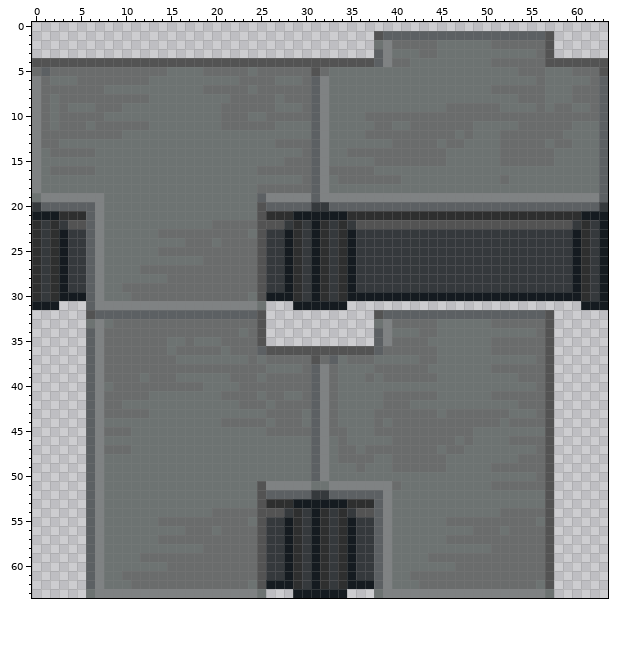
A pixel-art sprite gets an edit: Resources/Textures/_Nuclear14/Structures/Furniture/Tables/counters.rsi/metal_counter_intersect.png. This is how it looked before the edit.
The file is 64x64 pixels.
The same view after the edit:
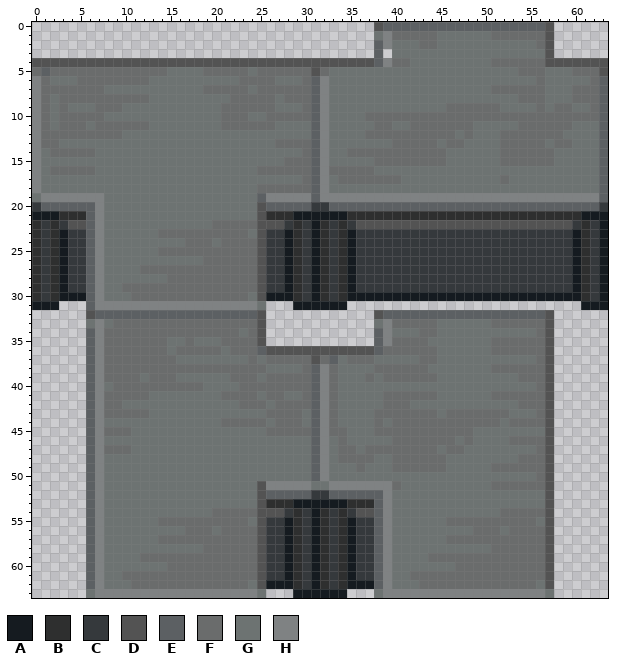
Palette (. is transparent): A #151b20  B #2e2f2f  C #35393c  D #535353  E #5c6063  F #6a6c6c  G #6d7372  H #7f8283
From the commit log: oops forgor about one orientation
Difference:
y 0: x 38..57 .................... -> DEEEEEEEEEEEEEEEEEED
y 1: x 38..56 DEEEEEEEEEEEEEEEEEE -> GHFFFFFGGGGGGFFFFFF
y 2: x 38 G -> E; x 40..42 FFF -> GGG; x 51..55 FFFFF -> GGGGG
y 3: x 39 H -> .; x 43..44 FF -> GG; x 56 F -> G
Where, in picture pixels (left, top, right, bottom), the same in both pictures:
changed: (374, 22, 554, 58)
